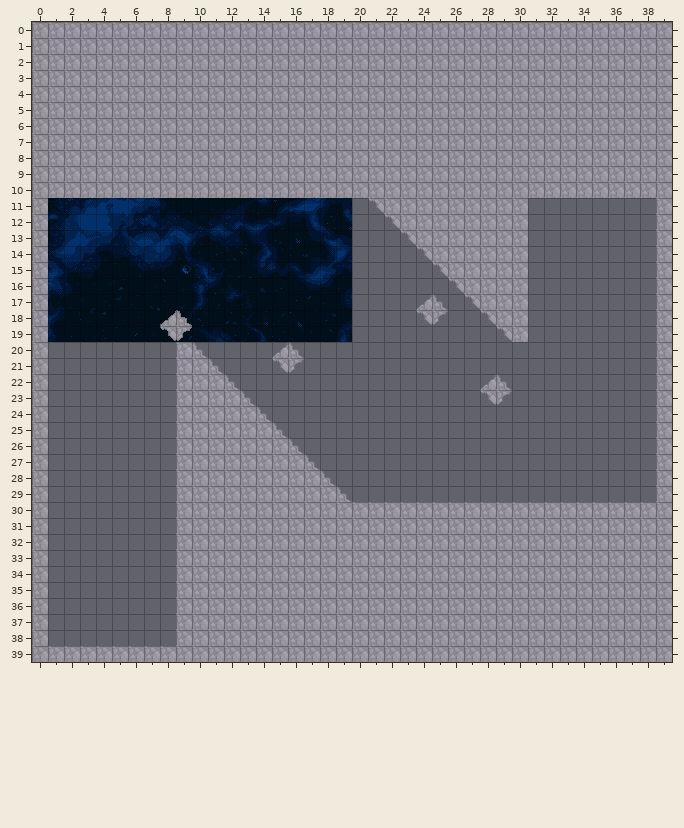
Level history. Tiled map (JSON): core/assets/levels/level_1/level_1.tmj. This is how it looked before the edit.
Cells are 16x16 px. Shown: x 0..39, y 0..39.
The same view after the edit:
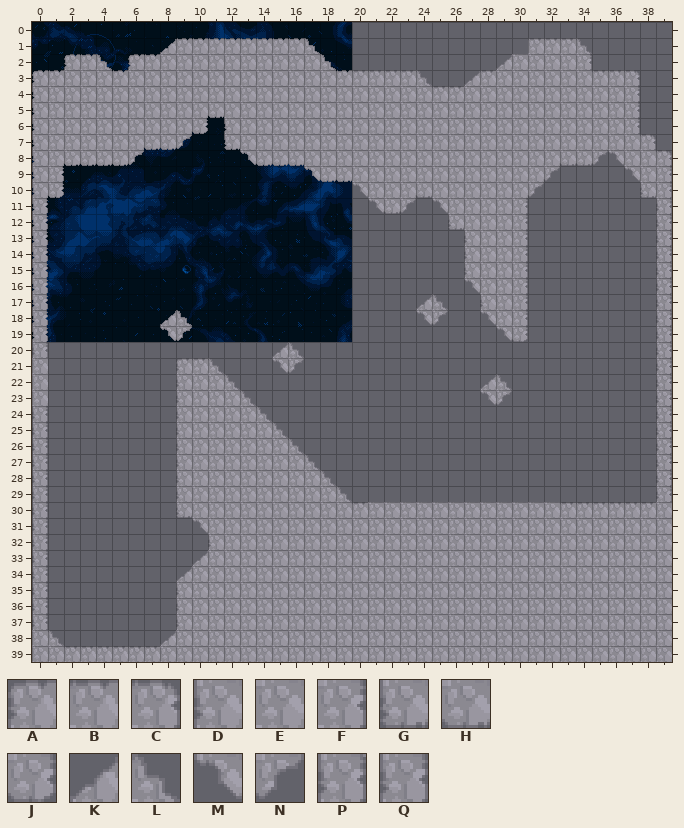
Key: from "tileset": A 0 "GameObject", B 1 "GameObject", C 2 "GameObject", D 16 "GameObject", E 17 "GameObject", F 18 "GameObject", G 32 "GameObject", H 33 "GameObject", J 34 "GameObject", K 66 "GameObject", L 67 "GameObject", M 82 "GameObject", N 83 "GameObject", P 89 "GameObject", Q 91 "GameObject".
_ is an empty cell, . an unchanged one.
What changed:
--- layer "Tile Layer 1"
@@ x 0..39 @@
- 0 EEEEEEEEEEEEEEEEEEEEEEEEEEEEEEEEEEEEEEEE
- 1 EEEEEEEEEEEEEEEEEEEEEEEEEEEEEEEEEEEEEEEE
- 2 EEEEEEEE..........EEEEEEEEEEEE....EEEEEE
- 3 EE...E.............EEEEEEEEEE......EEEEE
- 4 E........................EE..........EEE
- 5 E..........E.........................EEE
- 6 E.........EEE........................EEE
- 7 E......EEEEEE.........................EE
- 8 E.EEEEEEEEEEEEEEE................EEEE..E
- 9 EEEEEEEEEEEEEEEEEEEE............EEEEEE.E
-10 EEEEEEEEEEEEEEEEEEEEE...E......EEEEEEEEE
-11 E.....................EEEE....E........E
-12 E.....................MEEEE...E........E
-13 E......................MEEEE..E........E
-14 E.......................MEEE..E........E
-15 E........................MEE..E........E
-16 E.........................ME..E........E
-17 E..........................ME.E........E
-18 E.............................E........E
-19 E.............................E........E
-20 E........EL............................E
-21 .........EE............................E
-22 .........E.............................E
-23 .........E.............................E
-24 E........E.............................E
-25 E........E.............................E
-26 E........E.............................E
-27 E........E.............................E
-28 E........E.............................E
-29 E........E.............................E
-30 E........E..........E............EEEEEE.
-31 E........EE.............................
-32 E........EEE............................
-33 E........EE.............................
-34 E........E..............................
-35 E........E..............................
-36 E........E..............................
-37 E........E..............................
-38 ._......_...............................
-39 ..EEEEEE................................
+ 0 ________________________________________
+ 1 ________KBBBBBBBBL_____________BBBL_____
+ 2 __ABL_AB..........L__________K....F_____
+ 3 AB...B.............BBBBBL__KB......BBC__
+ 4 D........................BB..........F__
+ 5 D..........H.........................F__
+ 6 D.........J_D........................F__
+ 7 D......HHN__G.........................C_
+ 8 D.HHHHN______MHHH................HHNM..C
+ 9 DF_______________MHH............N____M.F
+10 DJ__________________M...H......N______GF
+11 Q.....................HN_M....F........P
+12 Q.....................____G...F........P
+13 Q......................____D..F........P
+14 Q.......................___D..F........P
+15 Q........................__D..F........P
+16 Q........................._M..F........P
+17 Q.........................._D.F........P
+18 Q.............................F........P
+19 Q.............................J........P
+20 Q........__............................P
+21 .........AB............................P
+22 .........D.............................P
+23 .........D.............................P
+24 Q........D.............................P
+25 Q........D.............................P
+26 Q........D.............................P
+27 Q........D.............................P
+28 Q........D.............................P
+29 Q........D.............................P
+30 Q........G..........B............BBBBBB.
+31 Q........_M.............................
+32 Q........__D............................
+33 Q........_K.............................
+34 Q........K..............................
+35 Q........D..............................
+36 Q........D..............................
+37 Q........D..............................
+38 .L......K...............................
+39 ..BBBBBB................................
Where, in picture pixels (left, top, right, bottom), the same in both pictures:
changed: (32, 22, 672, 658)
